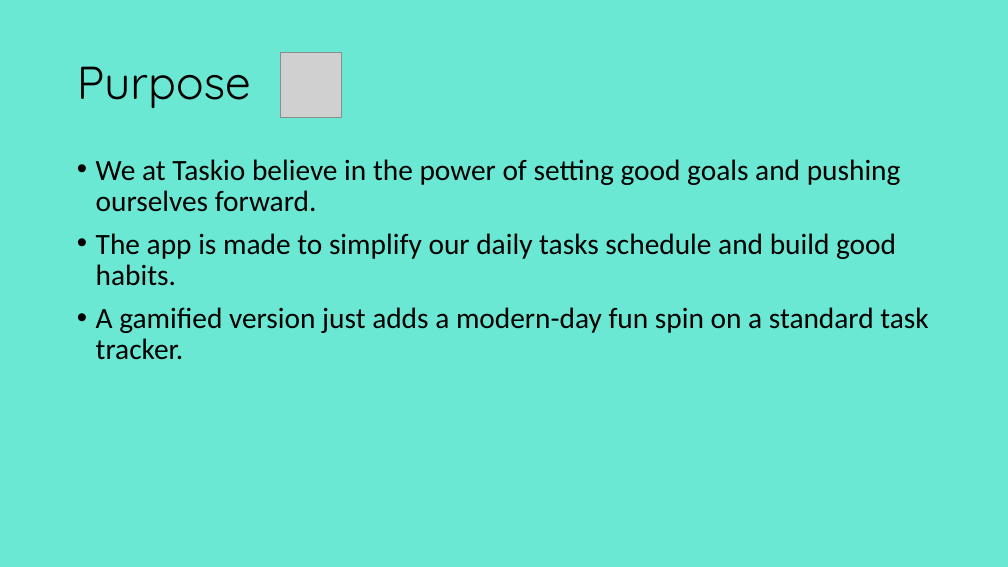
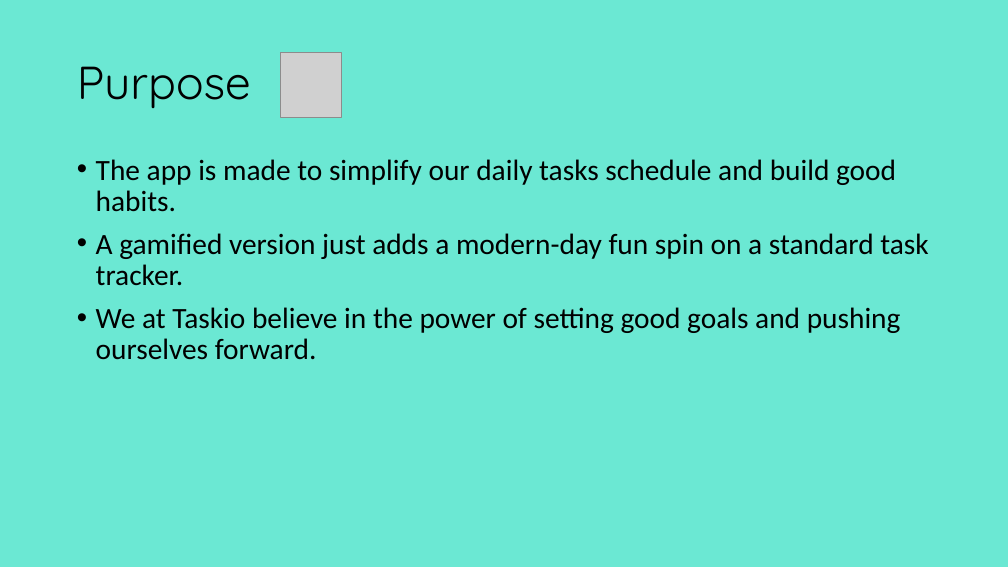
Before and after one commit to Shelby219/Taskio_gamified_task_app, a slide deck: slide 2 of docs/Presentation1.pptx. Drawn at 1008x567 pixels with LibreOffice and Linux fonts; fonts in the diff are those of the drawing; grey boxes stand for pictures. Boxes give left, top, right and bottom in pixels: in the first picture for what was removed or moved away, otherwise in the second. Text is boxed around its words. In the diff, an @@ line names an element or a change of style, - is before the commit and + after.

```diff
--- a/docs/Presentation1.pptx
+++ b/docs/Presentation1.pptx
@@ text at <box>96,159,901,212</box>: paragraph removed @@
-• We at Taskio believe in the power of setting good goals and pushing ourselves forward.
@@ text at <box>96,307,901,360</box>: paragraph added @@
+• We at Taskio believe in the power of setting good goals and pushing ourselves forward.
```
Also in this commit, not shown: 4 other slides changed, 5 other files.
